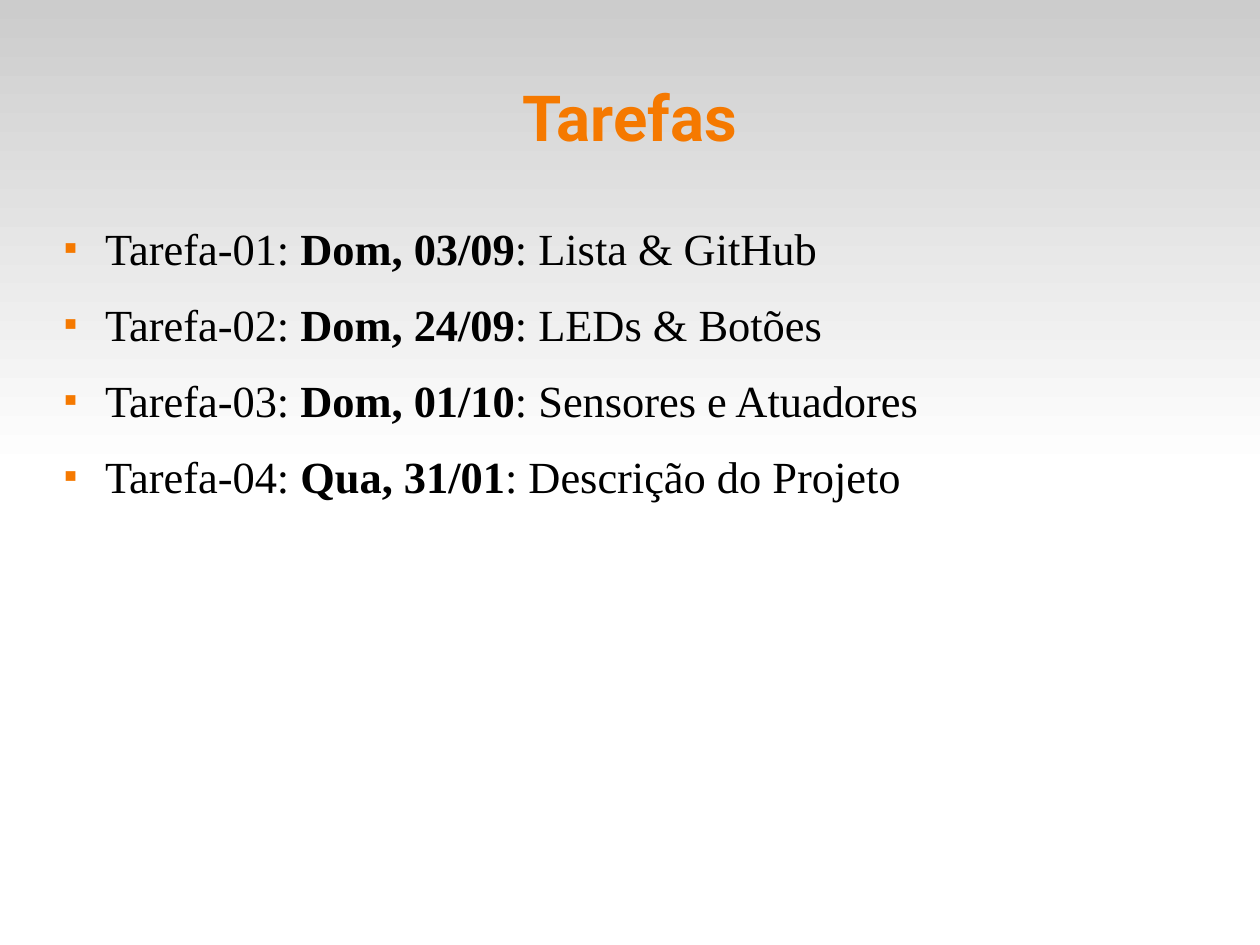
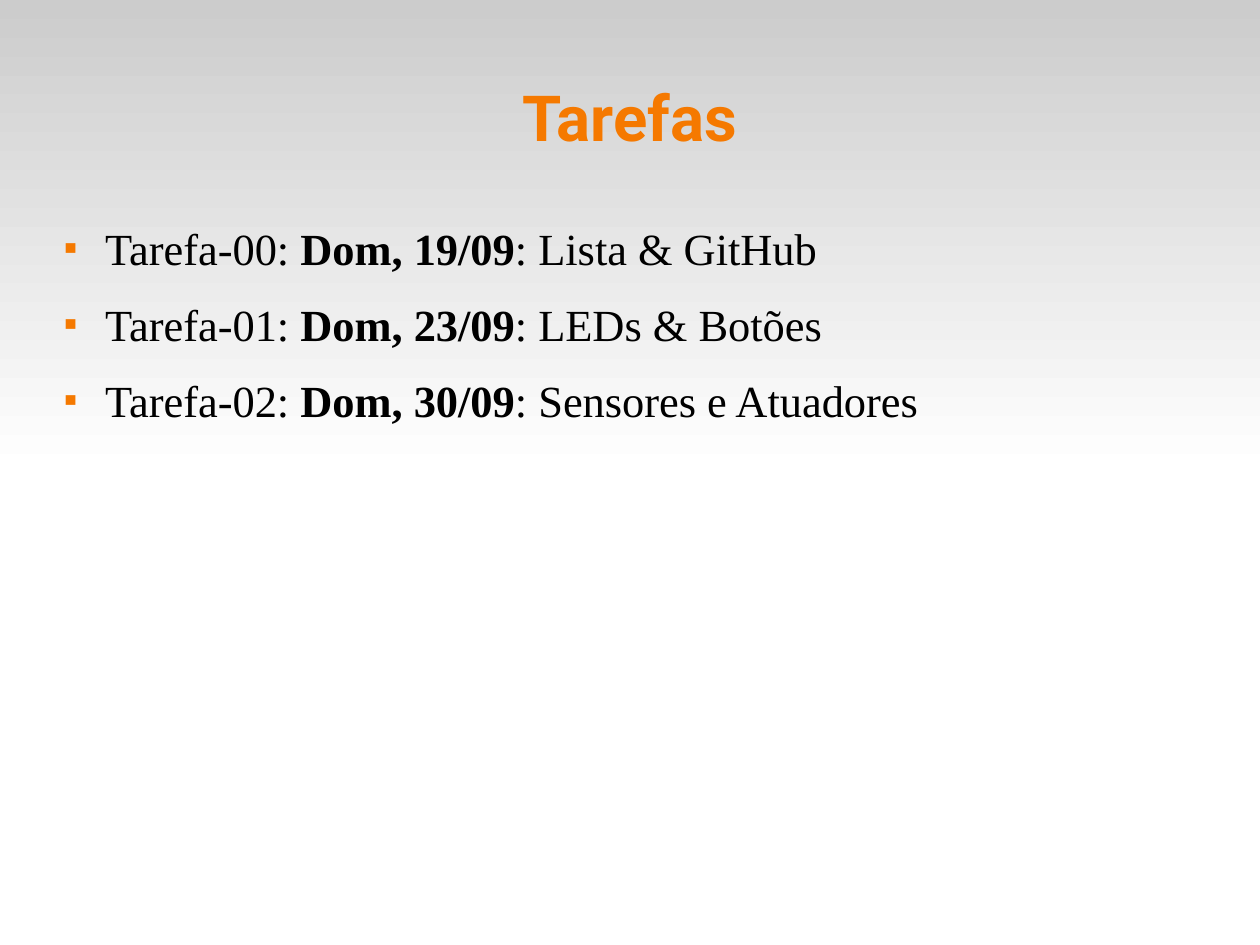
Before and after one commit to fsantanna-uerj/SE, a slide deck: slide 13 of Slides/se-00-intro.odp (slide 12 before the commit). Drawn at 1260x945 pixels with LibreOffice and Linux fonts; fonts in the diff are those of the drawing. Boxes give left, top, right and bottom in pixels: in the first picture for what was removed or moved away, otherwise in the second. Text is boxed around its words. In the diff, an @@ line names an element or a change of style, - is before the commit and + after.

Commit message:
(>) 00.odp

```diff
--- a/Slides/se-00-intro.odp
+++ b/Slides/se-00-intro.odp
@@ text at (105, 233, 917, 424): text changed @@
-■ Tarefa-01: Dom, 03/09: Lista & GitHub
-■ Tarefa-02: Dom, 24/09: LEDs & Botões
-■ Tarefa-03: Dom, 01/10: Sensores e Atuadores
-■ Tarefa-04: Qua, 31/01: Descrição do Projeto
+■ Tarefa-00: Dom, 19/09: Lista & GitHub
+■ Tarefa-01: Dom, 23/09: LEDs & Botões
+■ Tarefa-02: Dom, 30/09: Sensores e Atuadores
```
Also in this commit, not shown: 5 other slides changed, 2 slides added, 1 slide removed.
